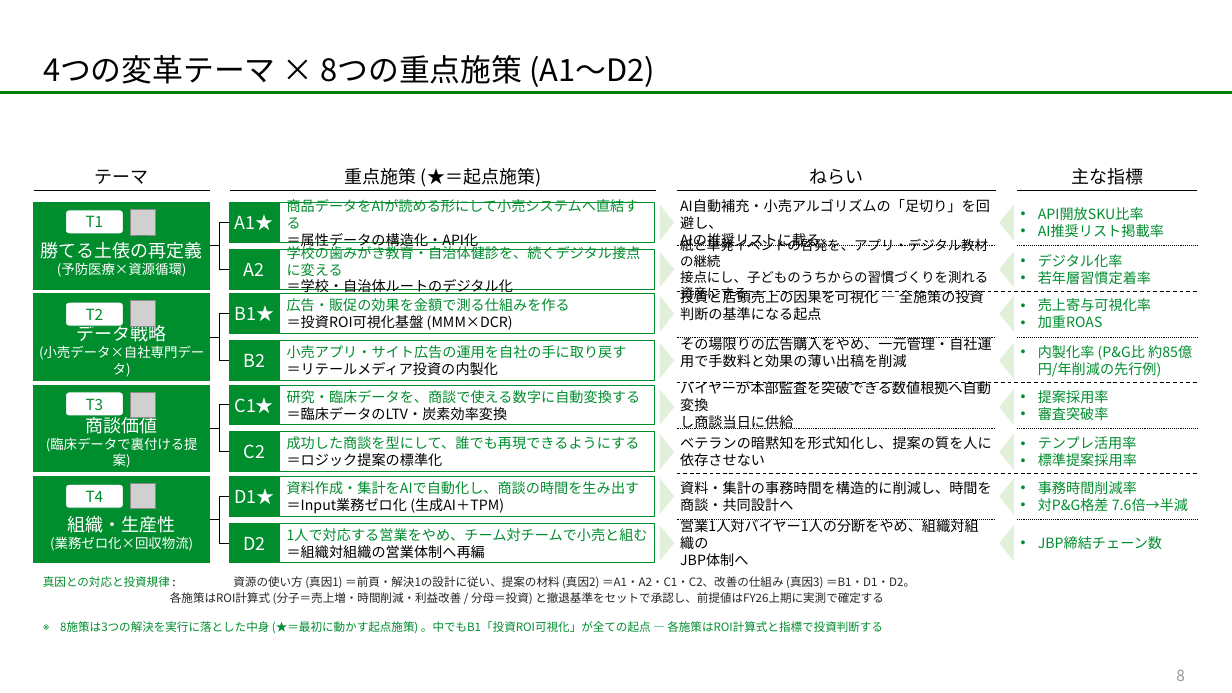
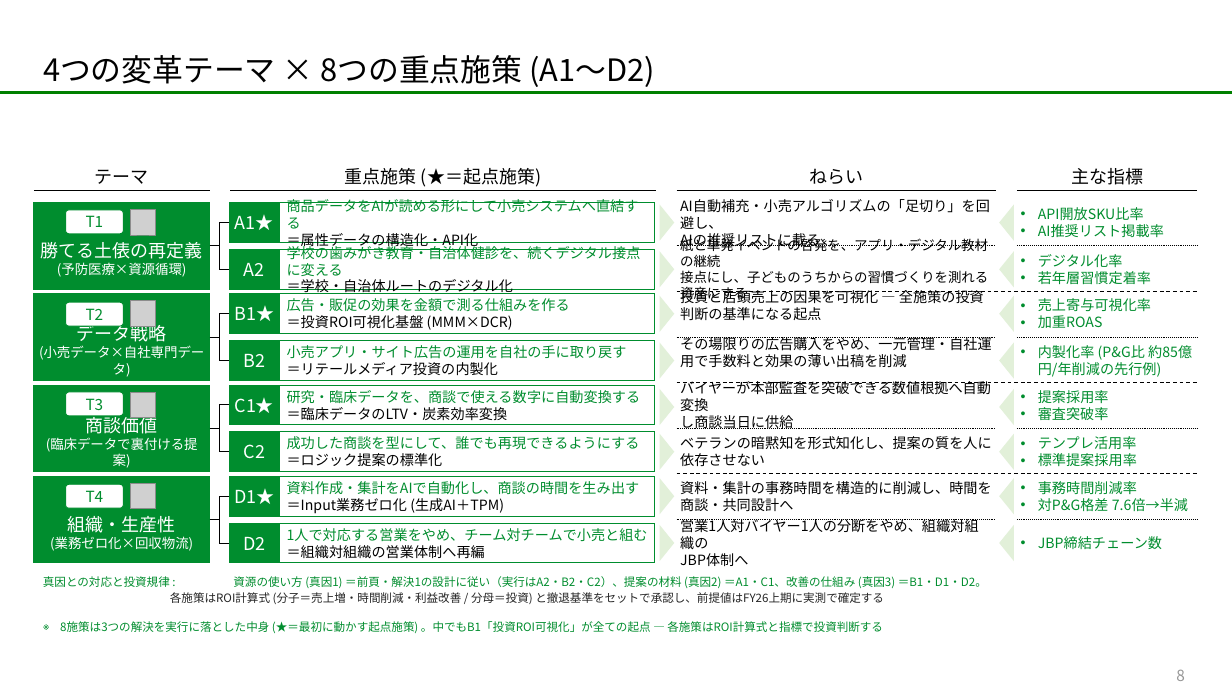
Before and after one commit to tk-tus2-cloud/free_creative, a slide deck: slide 8 of docs/lion-strategy/LION_営業マーケDX戦略_V0.2_修正版.pptx. Drawn at 1232x693 pixels with LibreOffice and Linux fonts; fonts in the diff are those of the drawing; grey boxes stand for pictures; background and template pictures are left out. Boxes give left, top, right and bottom in pixels: in the first picture for what was removed or moved away, otherwise in the second. Text is boxed around its words. In the diff, an @@ line names an element or a change of style, - is before the commit and + after.

```diff
--- a/docs/lion-strategy/LION_営業マーケDX戦略_V0.2_修正版.pptx
+++ b/docs/lion-strategy/LION_営業マーケDX戦略_V0.2_修正版.pptx
@@ text at bbox=[43, 576, 987, 588]: text changed; text colour #262626 to #008D2E @@
-真因との対応と投資規律 : 資源の使い方 (真因1) ＝前頁・解決1の設計に従い、提案の材料 (真因2) ＝A1・A2・C1・C2、改善の仕組み (真因3) ＝B1・D1・D2。
+真因との対応と投資規律 : 資源の使い方 (真因1) ＝前頁・解決1の設計に従い（実行はA2・B2・C2）、提案の材料 (真因2) ＝A1・C1、改善の仕組み (真因3) ＝B1・D1・D2。
```
Also in this commit, not shown: 1 other slide changed.
